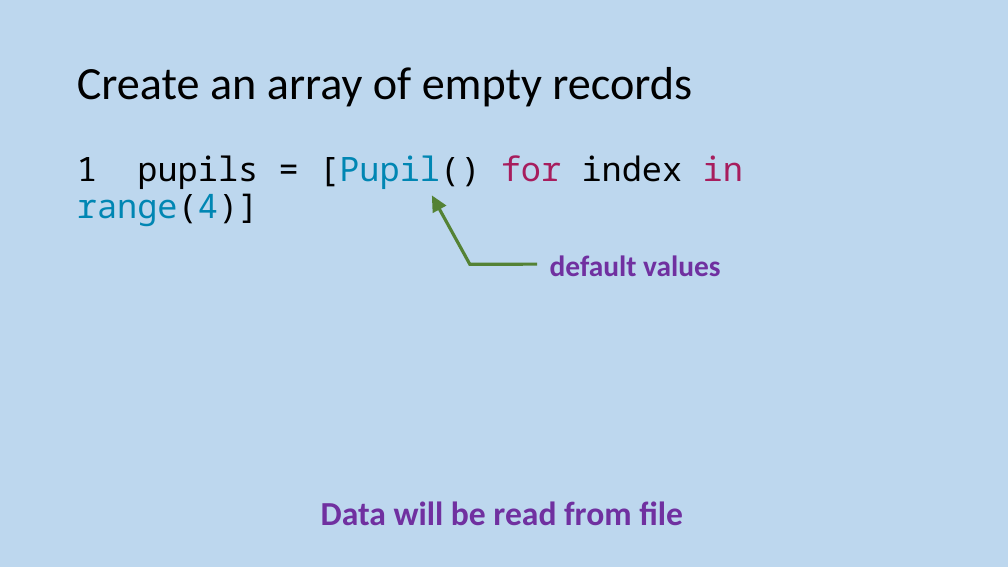
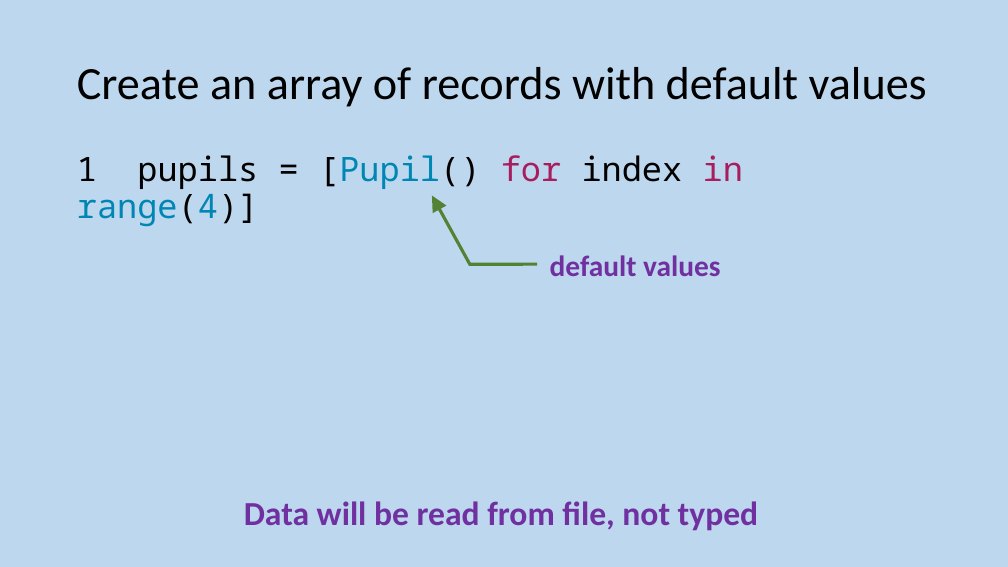
Before and after one commit to MrFriendCS/MrFriendCS.github.io, a slide deck: slide 151 of h-cs/sdd/H CS SDD Slides.pptx. Drawn at 1008x567 pixels with LibreOffice and Linux fonts; fonts in the diff are those of the drawing. Boxes give left, top, right and bottom in pixels: in the first picture for what was removed or moved away, otherwise in the second. Text is boxed around its words. In the diff, an @@ line names an element or a change of style, - is before the commit and + after.

```diff
--- a/h-cs/sdd/H CS SDD Slides.pptx
+++ b/h-cs/sdd/H CS SDD Slides.pptx
@@ title at <box>77,67,927,107</box>: text changed @@
-Create an array of empty records
+Create an array of records with default values
@@ text at <box>244,501,758,531</box>: text changed @@
-Data will be read from file
+Data will be read from file, not typed
```
